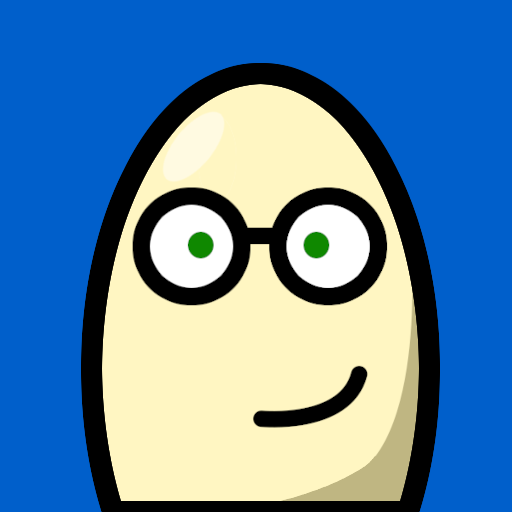
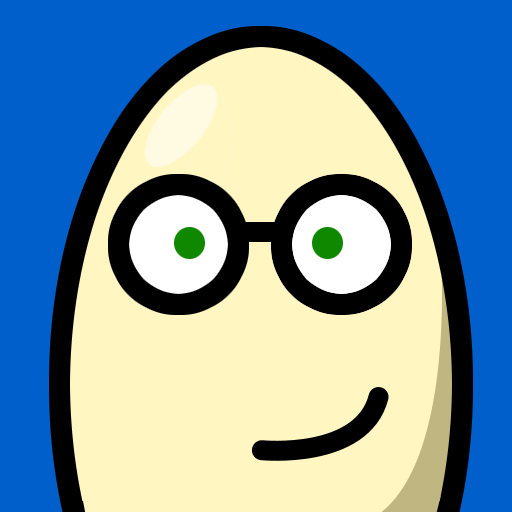
Before/after of a 512x512 layered artwork. What changed in the layer stack:
hid group "Layer Group copy" (4 layers) over [81,63,440,512]
showed group "Layer Group" (11 layers) over [49,26,473,512]